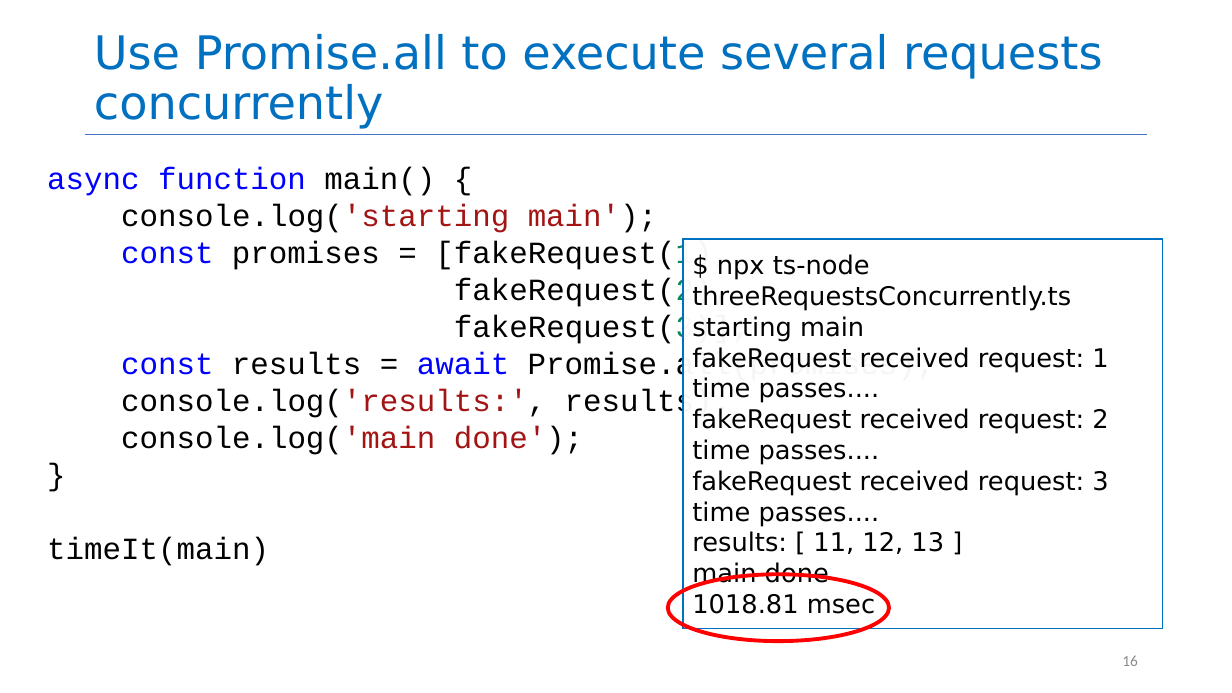
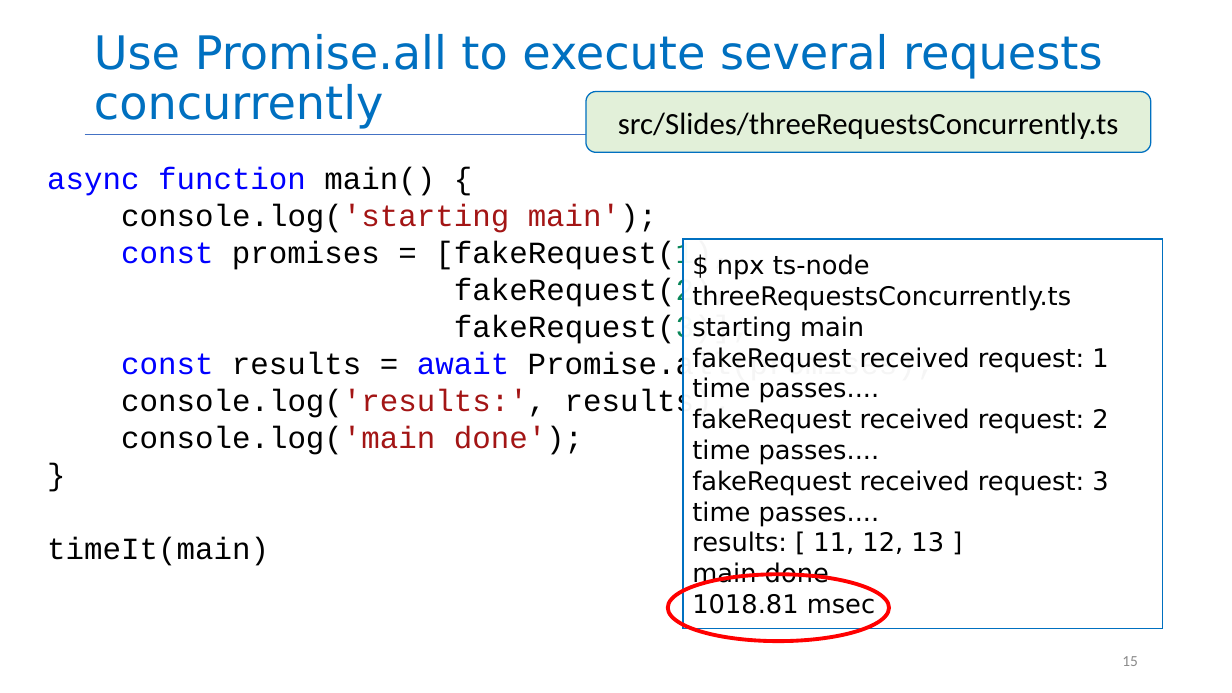
Before and after one commit to yashburshe/CS4530-Fall-2025, a slide deck: slide 15 of Slides/Module 06 Concurrency Patterns in Typescript.pptx (slide 16 before the commit). Drawn at 1232x693 pixels with LibreOffice and Linux fonts; fonts in the diff are those of the drawing. Boxes give left, top, right and bottom in pixels: in the first picture for what was removed or moved away, otherwise in the second. Text is boxed around its words. In the diff, an @@ line names an element or a change of style, - is before the commit and + after.

```diff
--- a/Slides/Module 06 Concurrency Patterns in Typescript.pptx
+++ b/Slides/Module 06 Concurrency Patterns in Typescript.pptx
@@ rounded rectangle added at [586, 91, 1151, 152], fill #E2F0D9, outline #0070C0 1 pt, 24 pt, text #000000 @@
+src/Slides/threeRequestsConcurrently.ts
@@ page number at [1122, 656, 1138, 666]: text changed @@
-16
+15
```
Also in this commit, not shown: 11 other slides changed, 1 slide removed, 6 other files.
